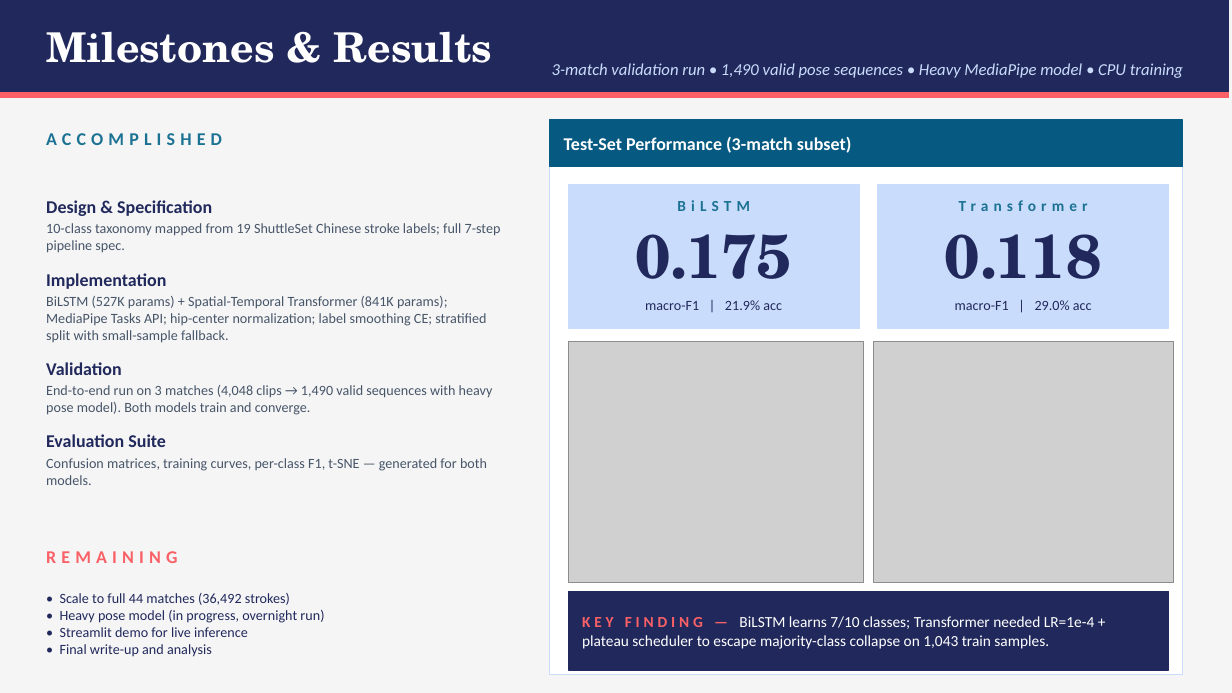
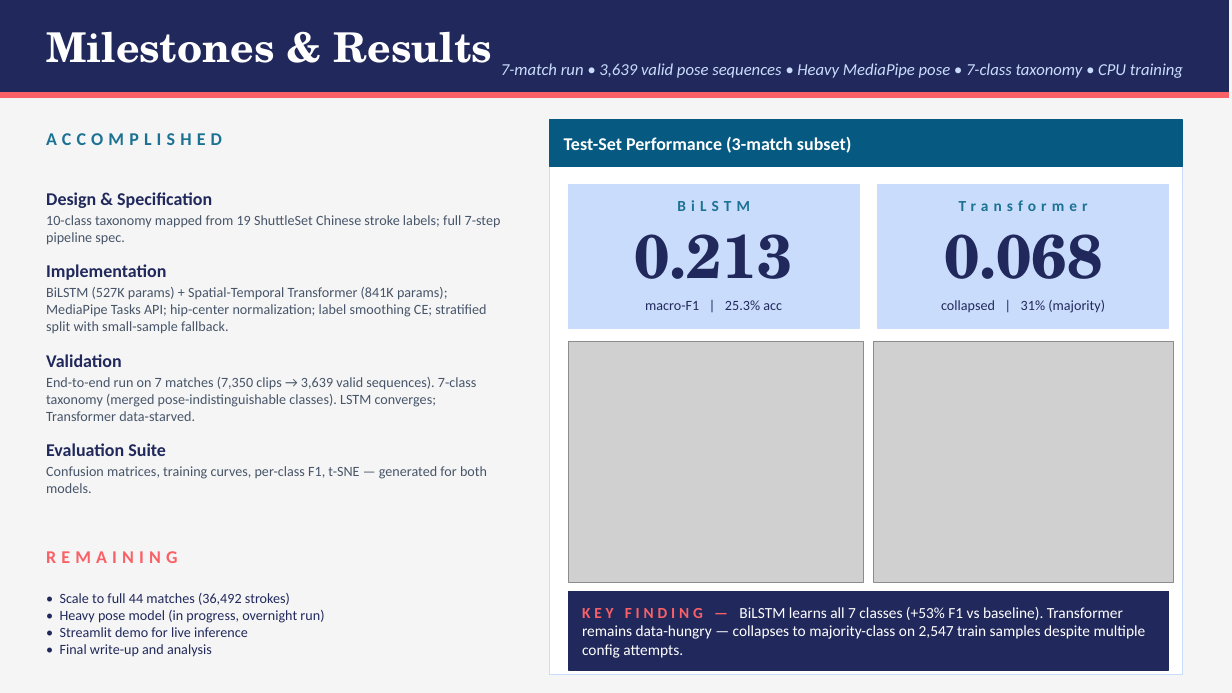
Before and after one commit to thakur22429s/BadmintonSense, a slide deck: slide 2 of presentation.pptx. Drawn at 1232x693 pixels with LibreOffice and Linux fonts; fonts in the diff are those of the drawing; grey boxes stand for pictures. Boxes give left, top, right and bottom in pixels: in the first picture for what was removed or moved away, otherwise in the second. Text is boxed around its words. In the diff, an @@ line names an element or a change of style, - is before the commit and + after.

```diff
--- a/presentation.pptx
+++ b/presentation.pptx
@@ text at (501, 63, 1183, 78): text changed @@
-3-match validation run • 1,490 valid pose sequences • Heavy MediaPipe model • CPU training
+7-match run • 3,639 valid pose sequences • Heavy MediaPipe pose • 7-class taxonomy • CPU training
@@ text at (634, 234, 792, 279): text changed @@
-0.175
+0.213
@@ text at (944, 234, 1102, 279): text changed @@
-0.118
+0.068
@@ text at (645, 300, 782, 310): text changed @@
-macro-F1 | 21.9% acc
+macro-F1 | 25.3% acc
@@ text at (941, 300, 1105, 313): text changed @@
-macro-F1 | 29.0% acc
+collapsed | 31% (majority)
@@ text at (46, 377, 477, 421): text changed @@
-End-to-end run on 3 matches (4,048 clips → 1,490 valid sequences with heavy pose model). Both models train and converge.
+End-to-end run on 7 matches (7,350 clips → 3,639 valid sequences). 7-class taxonomy (merged pose-indistinguishable classes). LSTM converges; Transformer data-starved.
@@ text at (582, 607, 1146, 658): text changed @@
-KEY FINDING — BiLSTM learns 7/10 classes; Transformer needed LR=1e-4 + plateau scheduler to escape majority-class collapse on 1,043 train samples.
+KEY FINDING — BiLSTM learns all 7 classes (+53% F1 vs baseline). Transformer remains data-hungry — collapses to majority-class on 2,547 train samples despite multiple config attempts.
```
Also in this commit, not shown: 1 other slide changed, 18 other files.
